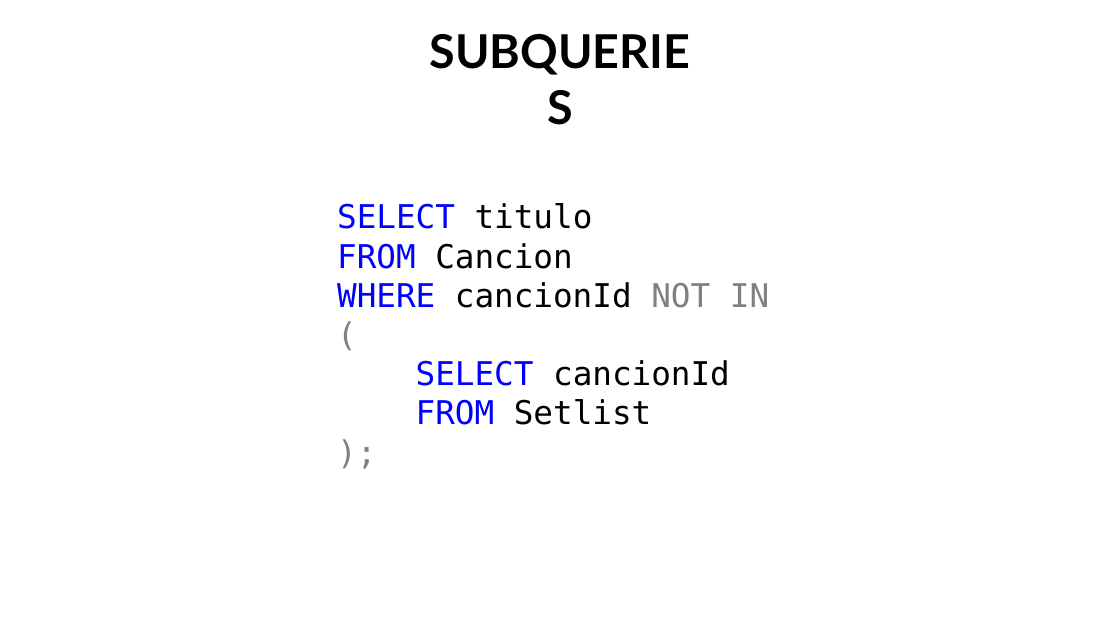
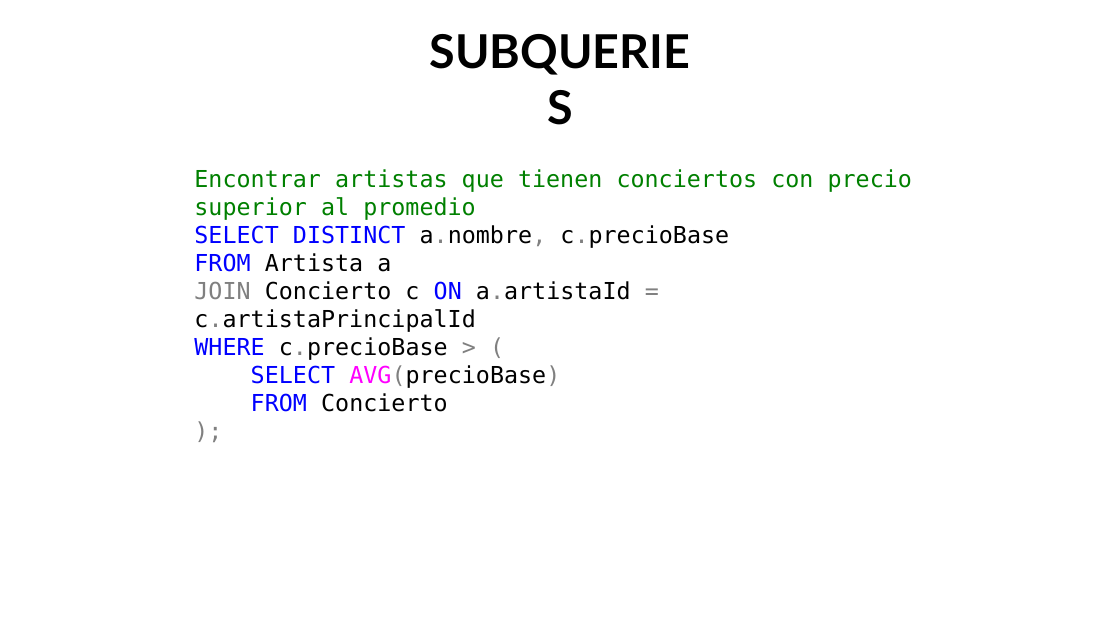
Before and after one commit to mateoloperac/Fundamentos-de-Bases-de-Datos, a slide deck: slide 22 of 02 - Introducción a bases de datos.pptx. Drawn at 1120x630 pixels with LibreOffice and Linux fonts; fonts in the diff are those of the drawing; background and template pictures are left out. Boxes give left, top, right and bottom in pixels: in the first picture for what was removed or moved away, otherwise in the second. Text is boxed around its words. In the diff, an @@ line names an element or a change of style, - is before the commit and + after.

```diff
--- a/02 - Introducción a bases de datos.pptx
+++ b/02 - Introducción a bases de datos.pptx
@@ text "Encontrar artistas que tienen conciertos ...": place and size @@
-text "Encontrar artistas que tienen conciertos ..." at <box>337,203,769,425</box>
+text "Encontrar artistas que tienen conciertos ..." at <box>194,169,912,412</box>
@@ text "Encontrar artistas que tienen conciertos ..." at <box>194,169,912,412</box>: size 28 to 20 pt in ");" @@
@@ text at <box>194,169,912,412</box>: text changed; size 28 to 20 pt @@
-SELECT titulo
-FROM Cancion
-WHERE cancionId NOT IN (
-SELECT cancionId
-FROM Setlist
+Encontrar artistas que tienen conciertos con precio superior al promedio
+SELECT DISTINCT a.nombre, c.precioBase
+FROM Artista a
+JOIN Concierto c ON a.artistaId = c.artistaPrincipalId
+WHERE c.precioBase > (
+SELECT AVG(precioBase)
+FROM Concierto
```
Also in this commit, not shown: 1 other slide changed, 3 slides added, 6 other files.
